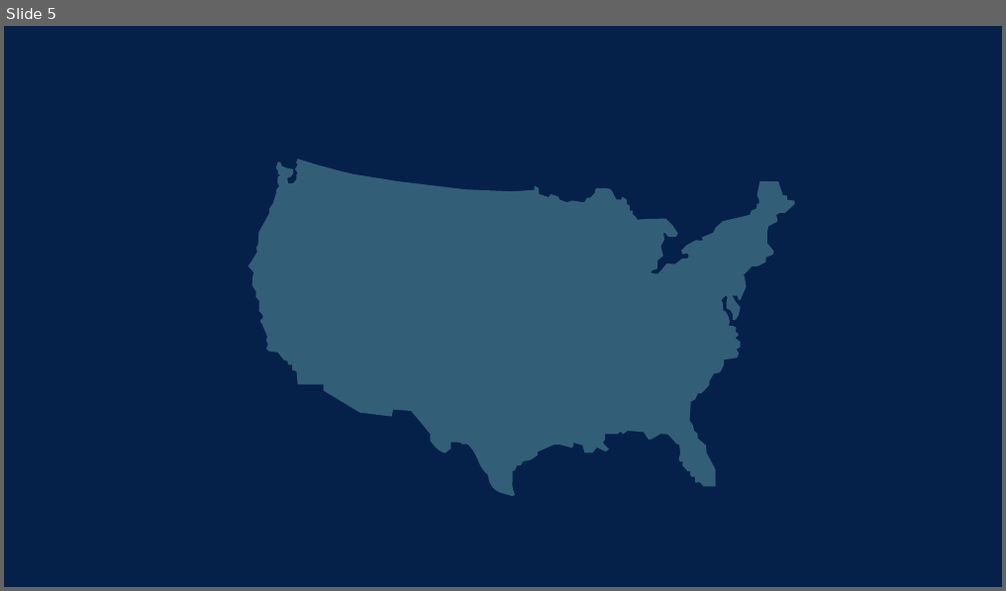
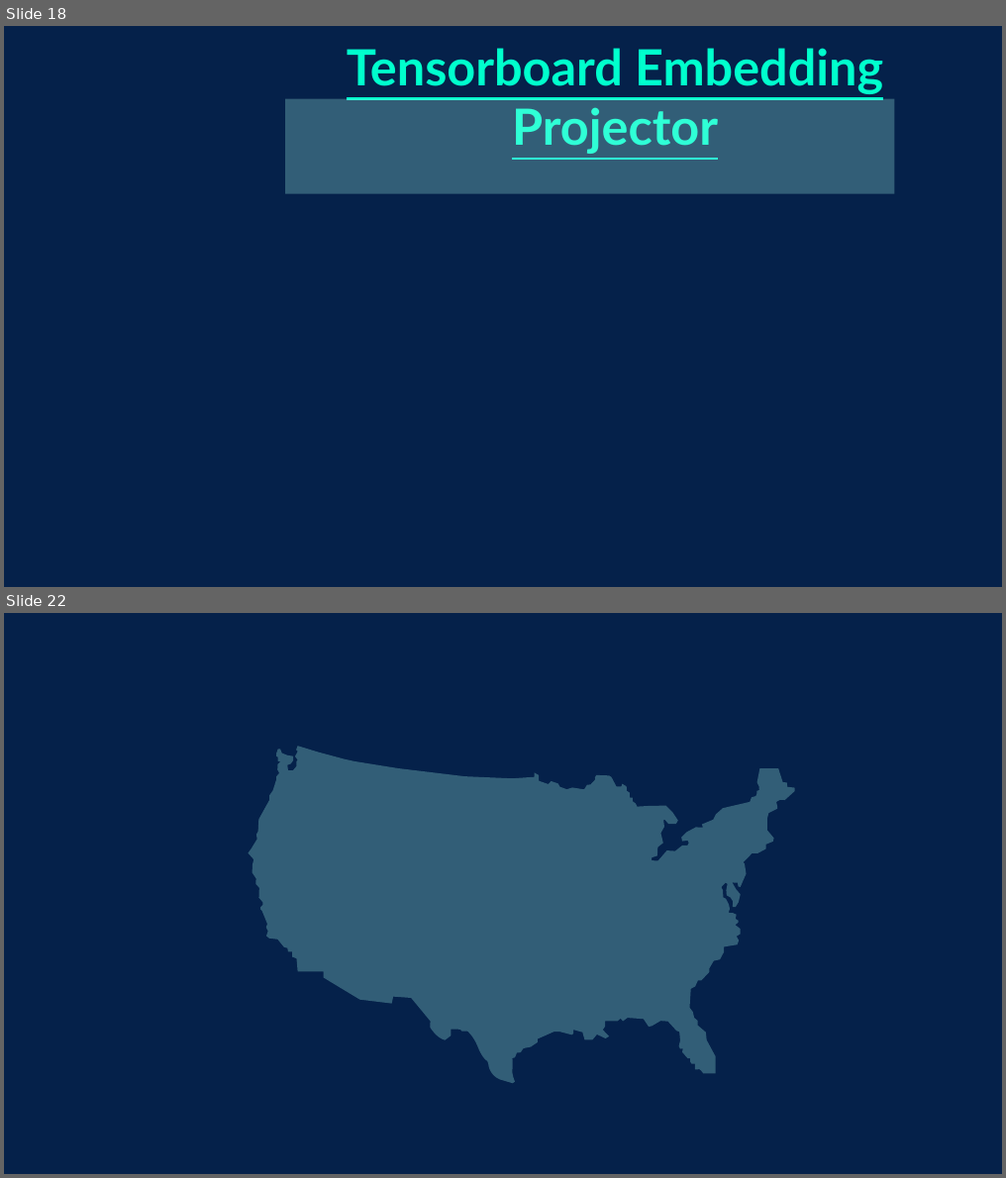
Before and after one commit to boohooo/AirBnB, a slide deck: PPT/AirBB Recommender.pptx. Shown one above the other, each under a label of ours: slide 5 before the commit, slides 18 and 22 after it; the slides between them are not shown. The pictures are 1006x591 and 1006x1178 pixels, drawn with LibreOffice and Linux fonts; fonts in the diff are those of the drawing; background and template pictures are left out. Boxes give left, top, right and bottom in pixels: in the first picture for what was removed or moved away, otherwise in the second. Text is boxed around its words. In the diff, an @@ line names an element or a change of style, - is before the commit and + after.

```diff
--- a/PPT/AirBB Recommender.pptx
+++ b/PPT/AirBB Recommender.pptx
@@ slide 18 added at bbox=[4, 26, 1002, 587], background picture (left out) @@
@@ title added at bbox=[347, 48, 883, 154], 36 pt, text #00FFCD, bold, underline @@
+Tensorboard Embedding Projector
@@ snip rect added at bbox=[285, 99, 894, 194], fill #AAFFEE at 28% opacity @@
@@ what was slide 5 is now slide 22 @@
```
Also in this commit, not shown: 2 slides changed, 19 other slides added, 1 slide removed.
